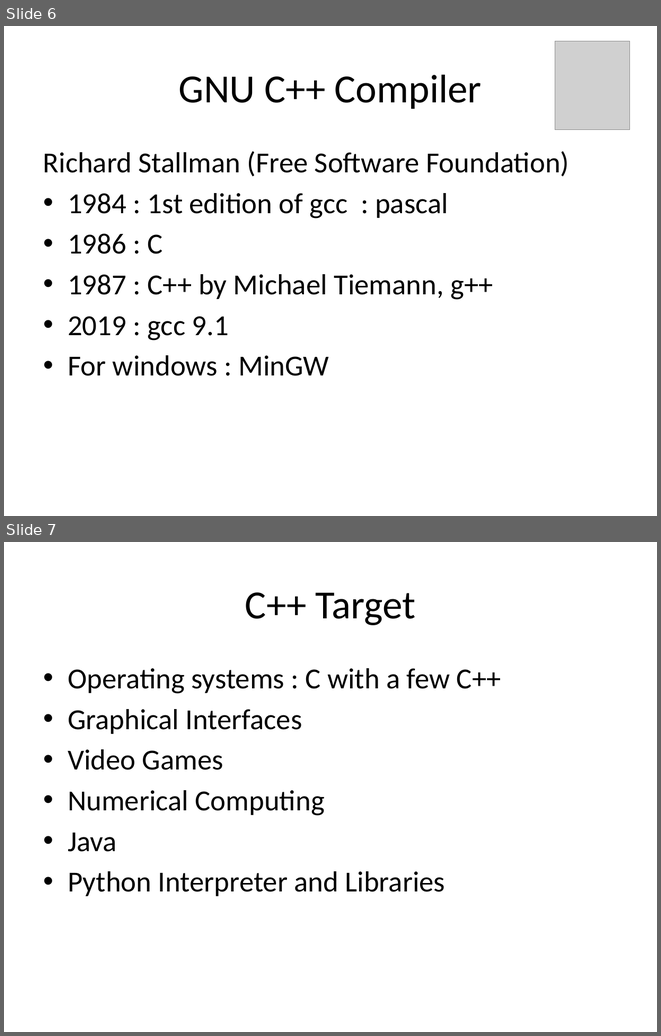
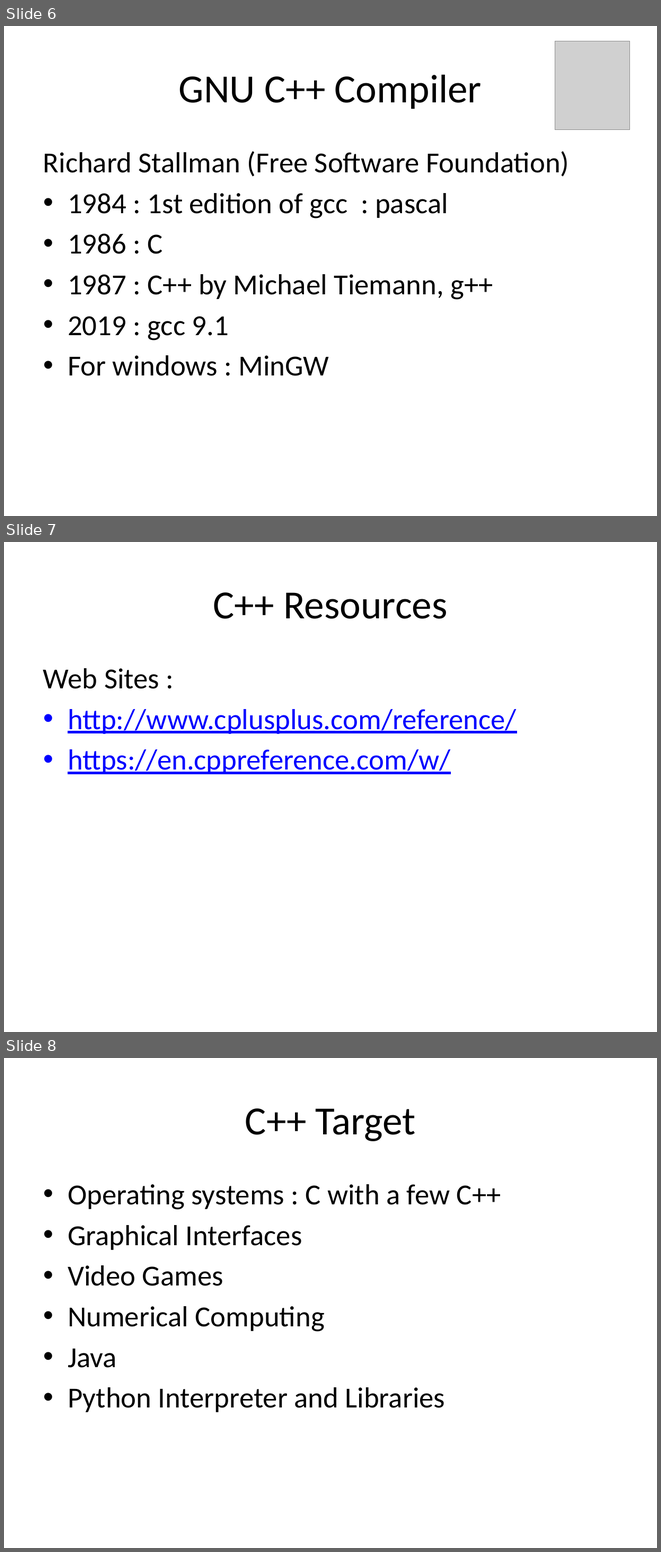
Before and after one commit to matthcol/CPP2019_07, a slide deck: CPP.pptx. Shown one above the other, each under a label of ours: slides 6 and 7 before the commit, slides 6, 7 and 8 after it. The pictures are 661x1036 and 661x1552 pixels, drawn with LibreOffice and Linux fonts; fonts in the diff are those of the drawing; grey boxes stand for pictures. Boxes give left, top, right and bottom in pixels: in the first picture for what was removed or moved away, otherwise in the second. Text is boxed around its words. In the diff, an @@ line names an element or a change of style, - is before the commit and + after.

Commit message:
add web site links

```diff
--- a/CPP.pptx
+++ b/CPP.pptx
@@ slide 7 added at [4, 542, 657, 1032], background #FFFFFF @@
@@ title added at [213, 592, 447, 619], 44 pt, text #000000 @@
+C++ Resources
@@ text added at [43, 668, 517, 774], 32 pt, text #0000FF, underline @@
+Web Sites :
+• http://www.cplusplus.com/reference/
+• https://en.cppreference.com/w/
@@ what was slide 7 is now slide 8 @@
```
